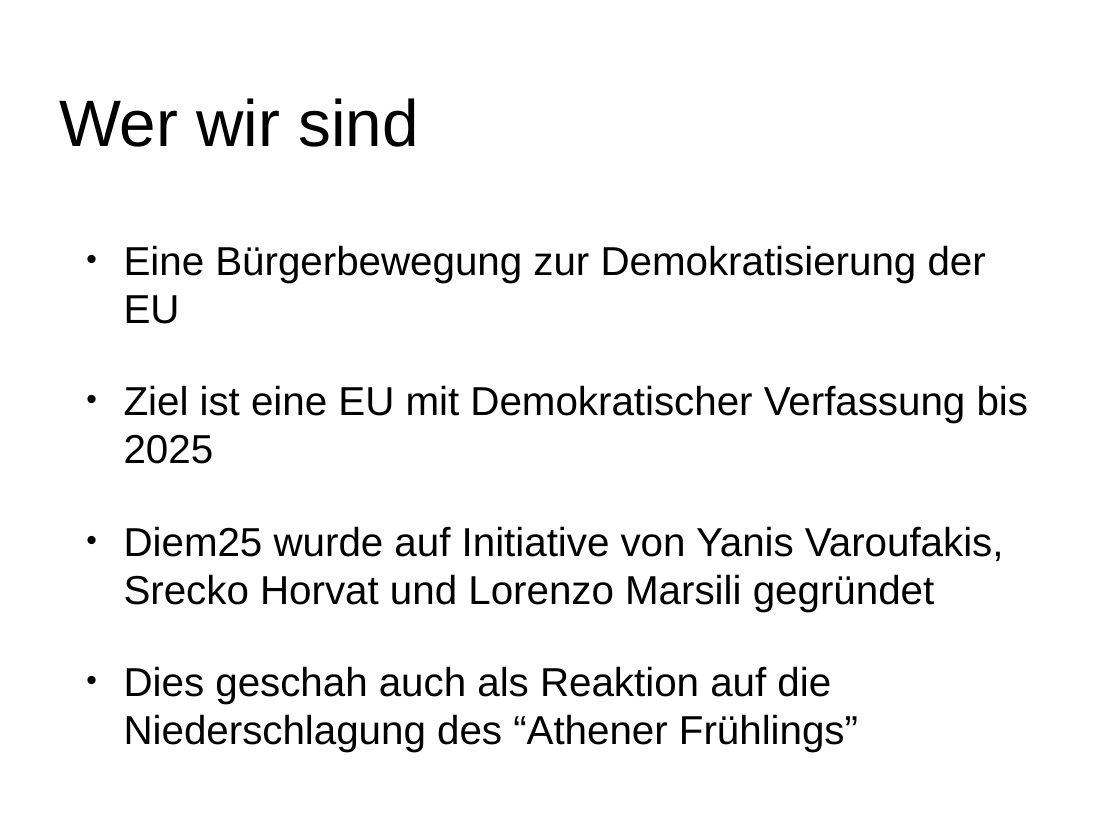
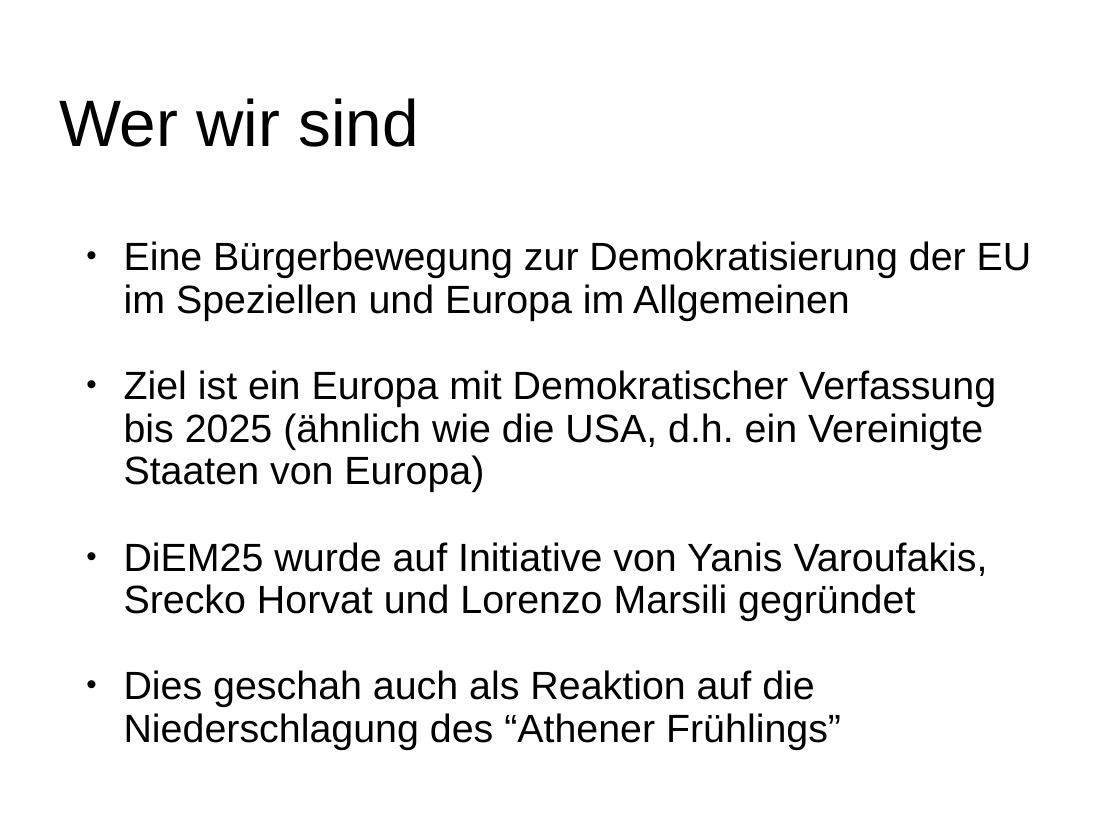
Before and after one commit to emufreak/Diem25-Documents, a slide deck: slide 2 of Diem25 Introduction DE.pptx. Drawn at 1120x840 pixels with LibreOffice and Linux fonts; fonts in the diff are those of the drawing; background and template pictures are left out. Boxes give left, top, right and bottom in pixels: in the first picture for what was removed or moved away, otherwise in the second. Text is boxed around its words. In the diff, an @@ line names an element or a change of style, - is before the commit and + after.

```diff
--- a/Diem25 Introduction DE.pptx
+++ b/Diem25 Introduction DE.pptx
@@ text at <box>124,241,1032,621</box>: text changed; size 36.9 to 36 pt @@
-• Eine Bürgerbewegung zur Demokratisierung der EU
-• Ziel ist eine EU mit Demokratischer Verfassung bis 2025
-• Diem25 wurde auf Initiative von Yanis Varoufakis, Srecko Horvat und Lorenzo Marsili gegründet
+• Eine Bürgerbewegung zur Demokratisierung der EU im Speziellen und Europa im Allgemeinen
+• Ziel ist ein Europa mit Demokratischer Verfassung bis 2025 (ähnlich wie die USA, d.h. ein Vereinigte Staaten von Europa)
+• DiEM25 wurde auf Initiative von Yanis Varoufakis, Srecko Horvat und Lorenzo Marsili gegründet
@@ text at <box>124,670,841,750</box>: size 36.9 to 36 pt in "Dies geschah auch als Reaktion auf die ..."; line spacing 1 to 0.9 @@
```
Also in this commit, not shown: 6 other slides changed, 3 other files.
